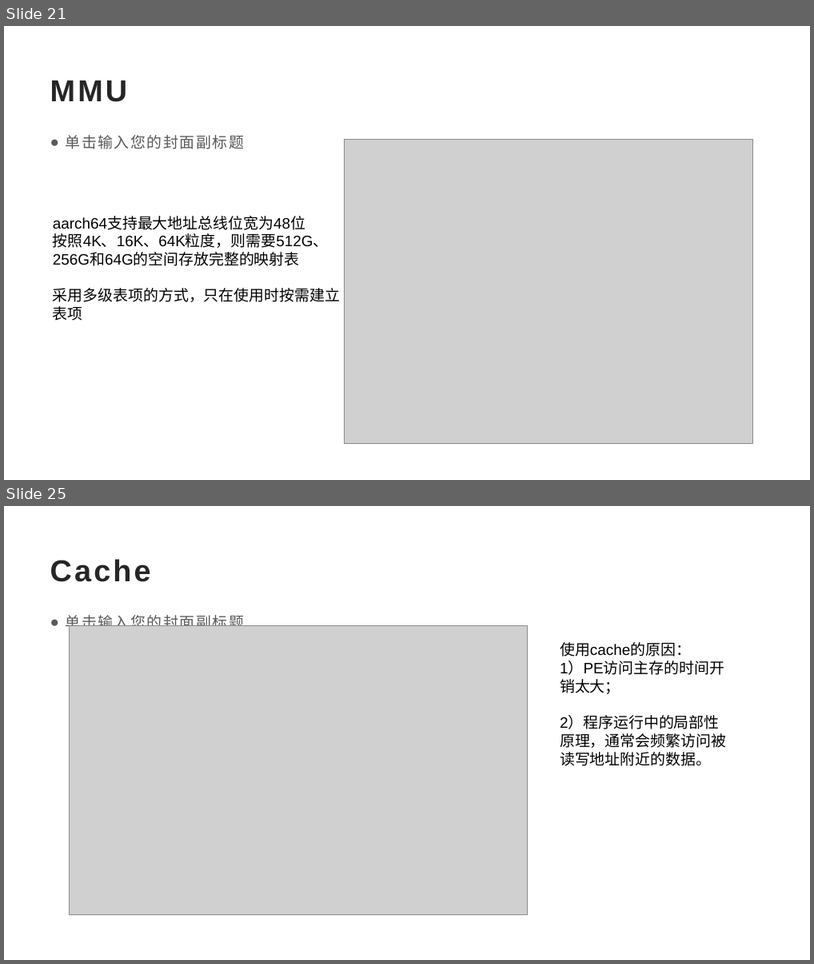
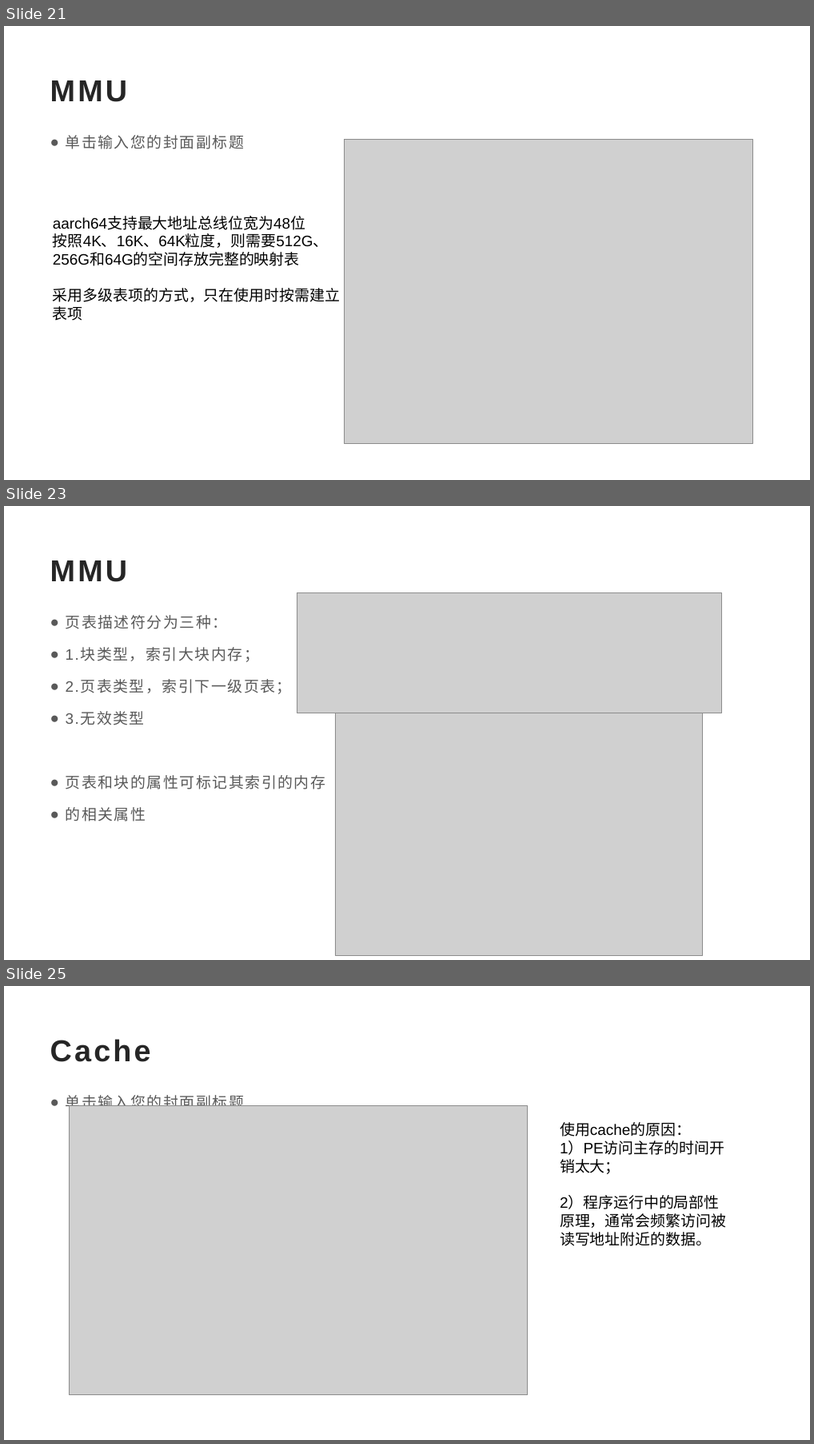
Before and after one commit to dongdongou/ARMv8-A-, a slide deck: ARMv8-A基础介绍.pptx. Shown one above the other, each under a label of ours: slides 21 and 25 before the commit, slides 21, 23 and 25 after it; the slides between them are not shown. The pictures are 814x964 and 814x1444 pixels, drawn with LibreOffice and Linux fonts; fonts in the diff are those of the drawing; grey boxes stand for pictures. Boxes give left, top, right and bottom in pixels: in the first picture for what was removed or moved away, otherwise in the second. Text is boxed around its words. In the diff, an @@ line names an element or a change of style, - is before the commit and + after.

```diff
--- a/ARMv8-A基础介绍.pptx
+++ b/ARMv8-A基础介绍.pptx
@@ slide 23 added at (4,506,810,960), background #FFFFFF @@
@@ title added at (50,560,128,582), 36 pt, text #262626, bold @@
+MMU
@@ picture added at (298,593,722,713) @@
@@ text added at (66,615,326,821), 18 pt, text #595959 @@
+● 页表描述符分为三种：
+● 1.块类型，索引大块内存；
+● 2.页表类型，索引下一级页表；
+● 3.无效类型
+● 页表和块的属性可标记其索引的内存
+● 的相关属性
@@ picture added at (335,713,703,956) @@
```
Also in this commit, not shown: 11 slides changed, 1 other slide added, 2 slides removed.
